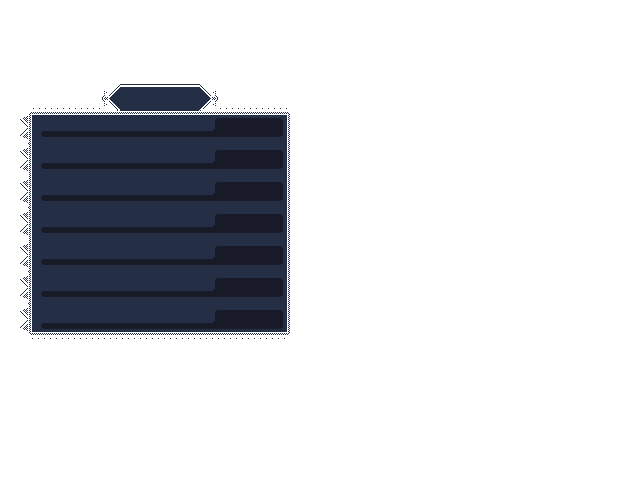
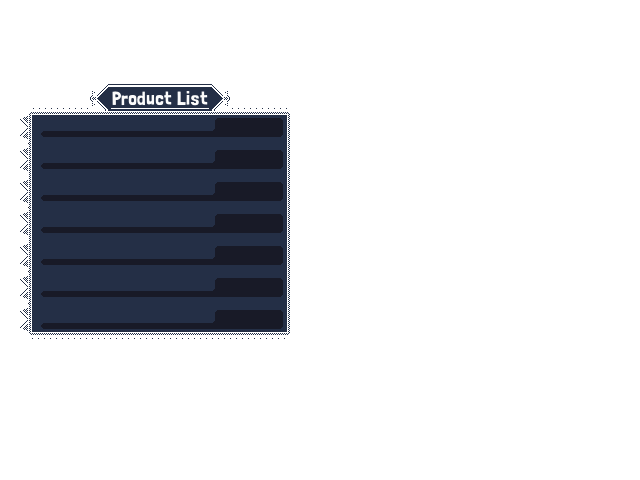
The second 640x480 image is a revision of the first. Changes to its layers:
added layer "Layer" above "Londrina" over [116, 108, 204, 109]
added layer "Londrina" above "Right" over [112, 91, 208, 106]
added layer "Right" above "Left" over [207, 84, 230, 111]
added layer "Left" above "Center" over [90, 84, 113, 111]
added layer "Center" above "BG" over [112, 84, 212, 111]
renamed "sショップ商品ボード.png" to "BG", painted on it over [90, 84, 230, 111]
